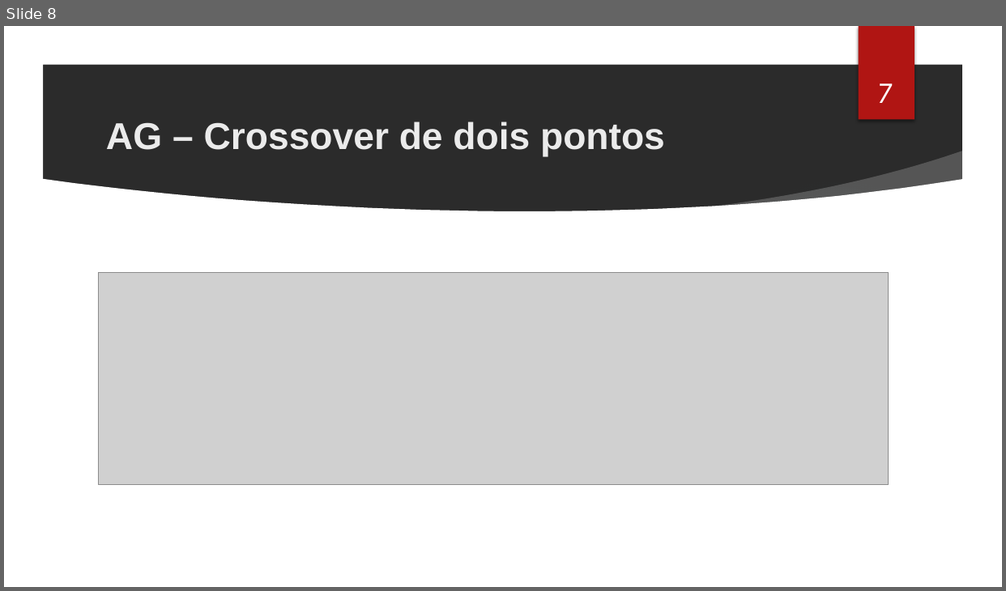
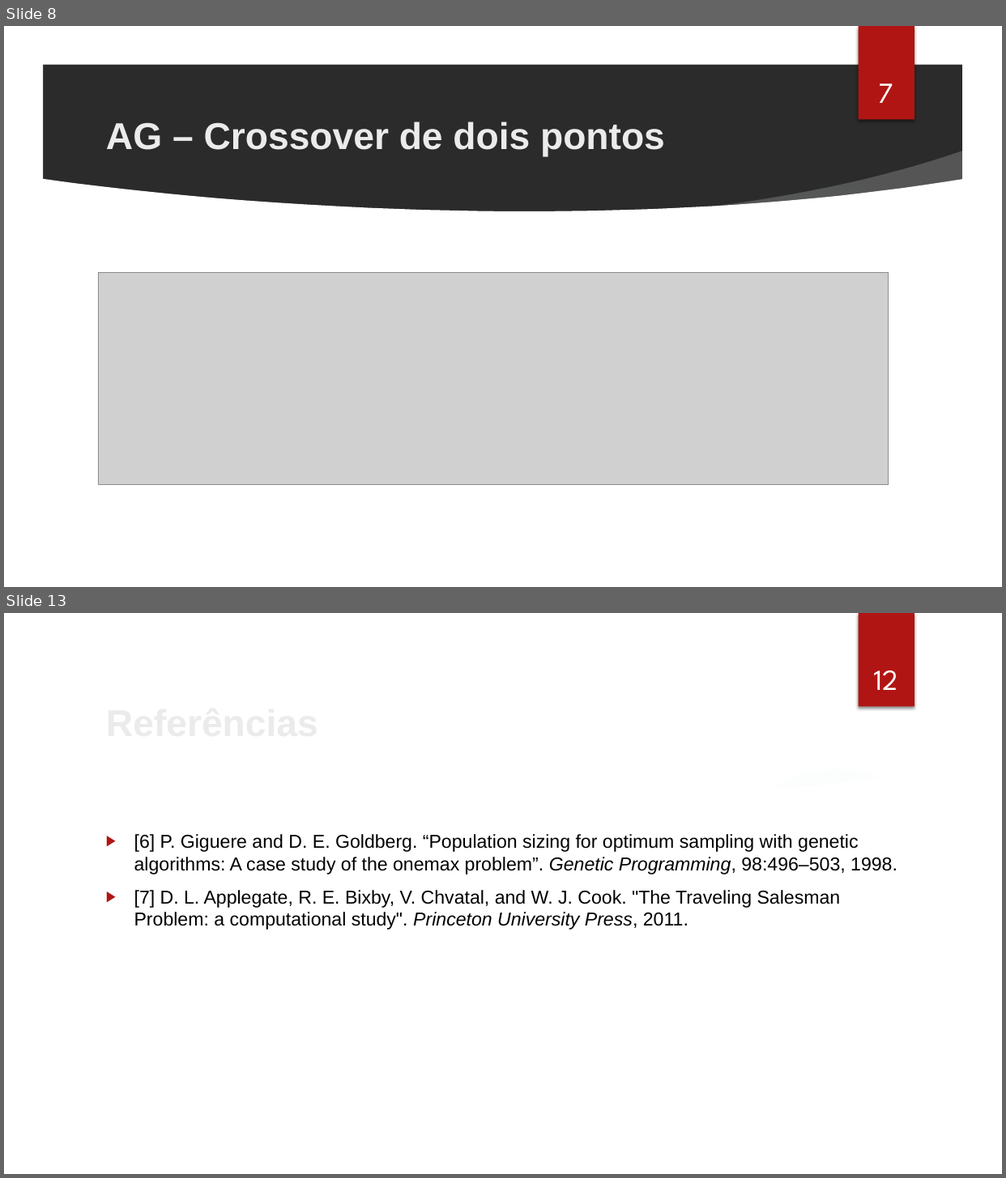
Before and after one commit to cassioss/genetics, a slide deck: presentations/TG2_Apresentacao_Cassio.pptx. Shown one above the other, each under a label of ours: slide 8 before the commit, slides 8 and 13 after it; the slides between them are not shown. The pictures are 1006x591 and 1006x1178 pixels, drawn with LibreOffice and Linux fonts; fonts in the diff are those of the drawing; grey boxes stand for pictures; background and template pictures are left out; a plain dark background stands for a picture behind light text. Boxes give left, top, right and bottom in pixels: in the first picture for what was removed or moved away, otherwise in the second. Text is boxed around its words. In the diff, an @@ line names an element or a change of style, - is before the commit and + after.

```diff
--- a/presentations/TG2_Apresentacao_Cassio.pptx
+++ b/presentations/TG2_Apresentacao_Cassio.pptx
@@ slide 13 added at (x1=4, y1=613, x2=1002, y2=1174), background picture (left out); not listed: 7 template elements that a slide beside it also shows @@
@@ page number added at (x1=873, y1=671, x2=897, y2=690), 28 pt, text #FFFFFF @@
+12
@@ title added at (x1=98, y1=692, x2=820, y2=750), 36 pt, text #EBEBEB, bold @@
+Referências
@@ text added at (x1=134, y1=834, x2=897, y2=930), 18 pt, text #000000 @@
+▶ [6] P. Giguere and D. E. Goldberg. “Population sizing for optimum sampling with genetic algorithms: A case study of the onemax problem”. Genetic Programming, 98:496–503, 1998.
+▶ [7] D. L. Applegate, R. E. Bixby, V. Chvatal, and W. J. Cook. "The Traveling Salesman Problem: a computational study". Princeton University Press, 2011.
```
Also in this commit, not shown: 3 slides changed, 3 other slides added, 11 slides removed, 6 other files.
